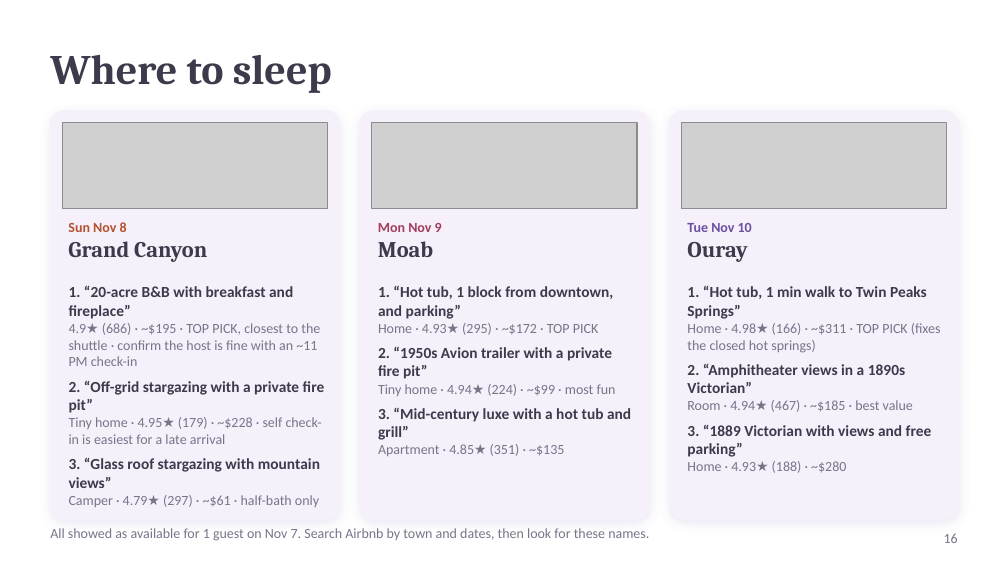
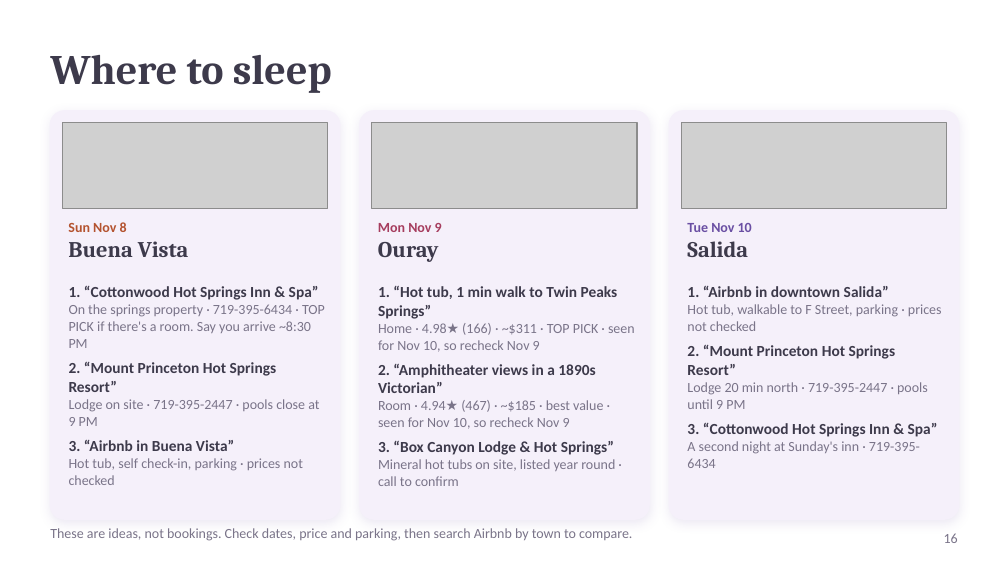
Before and after one commit to kohl-crypto/desert-to-divide, a slide deck: slide 16 of Desert-to-Divide-Tour-Guide.pptx. Drawn at 1008x567 pixels with LibreOffice and Linux fonts; fonts in the diff are those of the drawing; grey boxes stand for pictures. Boxes give left, top, right and bottom in pixels: in the first picture for what was removed or moved away, otherwise in the second. Text is boxed around its words. In the diff, an @@ line names an element or a change of style, - is before the commit and + after.

```diff
--- a/Desert-to-Divide-Tour-Guide.pptx
+++ b/Desert-to-Divide-Tour-Guide.pptx
@@ text at [68,241,189,257]: text changed @@
-Grand Canyon
+Buena Vista
@@ text at [378,242,438,262]: text changed @@
-Moab
+Ouray
@@ text at [687,241,748,257]: text changed @@
-Ouray
+Salida
@@ text at [69,286,325,485]: text changed @@
-1. “20-acre B&B with breakfast and fireplace”
-4.9★ (686) · ~$195 · TOP PICK, closest to the shuttle · confirm the host is fine with an ~11 PM check-in
-2. “Off-grid stargazing with a private fire pit”
-Tiny home · 4.95★ (179) · ~$228 · self check-in is easiest for a late arrival
-3. “Glass roof stargazing with mountain views”
-Camper · 4.79★ (297) · ~$61 · half-bath only
+1. “Cottonwood Hot Springs Inn & Spa”
+On the springs property · 719-395-6434 · TOP PICK if there's a room. Say you arrive ~8:30 PM
+2. “Mount Princeton Hot Springs Resort”
+Lodge on site · 719-395-2447 · pools close at 9 PM
+3. “Airbnb in Buena Vista”
+Hot tub, self check-in, parking · prices not checked
@@ text at [378,286,635,486]: text changed; size 11 to 10 pt; text colour #3D3A4B to #7A7489; bold off @@
-1. “Hot tub, 1 block from downtown, and parking”
-Home · 4.93★ (295) · ~$172 · TOP PICK
-2. “1950s Avion trailer with a private fire pit”
-Tiny home · 4.94★ (224) · ~$99 · most fun
-3. “Mid-century luxe with a hot tub and grill”
-Apartment · 4.85★ (351) · ~$135
+1. “Hot tub, 1 min walk to Twin Peaks Springs”
+Home · 4.98★ (166) · ~$311 · TOP PICK · seen for Nov 10, so recheck Nov 9
+2. “Amphitheater views in a 1890s Victorian”
+Room · 4.94★ (467) · ~$185 · best value · seen for Nov 10, so recheck Nov 9
+3. “Box Canyon Lodge & Hot Springs”
+Mineral hot tubs on site, listed year round · call to confirm
@@ text at [687,286,942,468]: text changed; size 11 to 10 pt; text colour #3D3A4B to #7A7489; bold off @@
-1. “Hot tub, 1 min walk to Twin Peaks Springs”
-Home · 4.98★ (166) · ~$311 · TOP PICK (fixes the closed hot springs)
-2. “Amphitheater views in a 1890s Victorian”
-Room · 4.94★ (467) · ~$185 · best value
-3. “1889 Victorian with views and free parking”
-Home · 4.93★ (188) · ~$280
+1. “Airbnb in downtown Salida”
+Hot tub, walkable to F Street, parking · prices not checked
+2. “Mount Princeton Hot Springs Resort”
+Lodge 20 min north · 719-395-2447 · pools until 9 PM
+3. “Cottonwood Hot Springs Inn & Spa”
+A second night at Sunday's inn · 719-395-6434
@@ text at [50,528,632,541]: text changed @@
-All showed as available for 1 guest on Nov 7. Search Airbnb by town and dates, then look for these names.
+These are ideas, not bookings. Check dates, price and parking, then search Airbnb by town to compare.
```
Also in this commit, not shown: 16 other slides changed, 25 other files.
